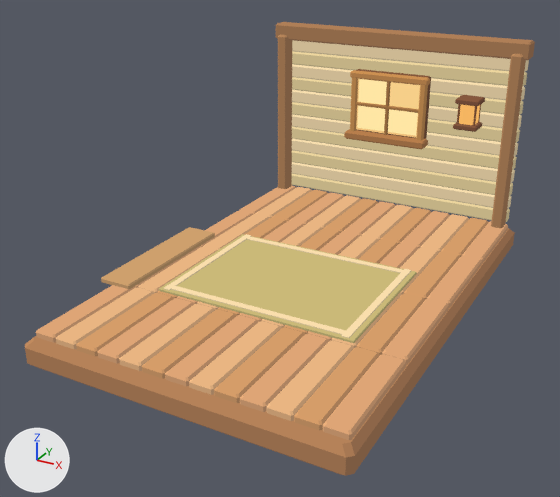
The glTF model assets/models/interior_annex_0.glb, before and after one commit.
One viewpoint serves both versions: a 50 mm lens placed at (9.62, -8.29, 4.38), pointed at (5.29, -0.42, 0.44). The lights are fixed; the arrows at lower left show +X, +Y and +Z. The picture after the commit comes second. Vertices at exactly the same position are counted once.

Objects in the first picture: 'Hofanbau · Gartenstube'.
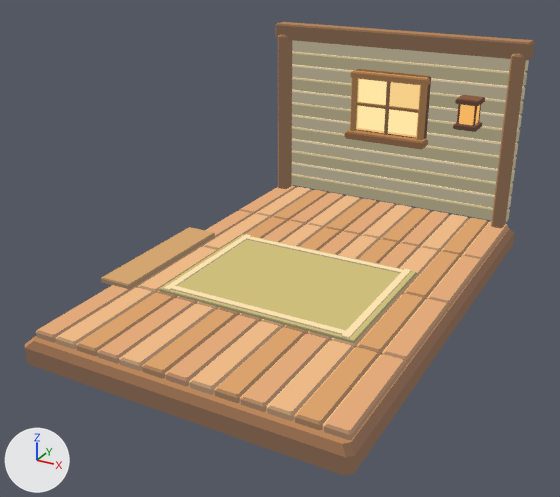
Location of each change, (x1, y1, x2, y2) in pixels of the pictures (560 x 497 px):
part 1 of me_hofanbau___gartenstube, recoloured
    both: (25, 22, 535, 476)
part 2 of me_hofanbau___gartenstube, edited (looks the same)
    both: (36, 51, 525, 426)
part 3 of me_hofanbau___gartenstube, recoloured
    both: (25, 35, 527, 435)

The change, as a list of edits to the scene's bpy script:
```text
Change me_hofanbau___gartenstube:
    where me_hofanbau___gartenstube.from_pydata(...)  # 2976 vertices, 5580 faces; spans x 3.33..7.48, y -3.06..3.06, z -0.42..2.71
    used by ob_hofanbau___gartenstube; location = (0.0, 0.0, 0.0)
    me_hofanbau___gartenstube part 1: 3396 faces centred in x 3.33..7.48, y -3.06..3.06, z -0.42..2.71 are repainted in the vertex colours; the middle colour goes from brown #997457 to brown #8b6d57
    me_hofanbau___gartenstube part 2: 828 faces centred in x 3.34..7.35, y -2.9..3.02, z -0.09..2.47 are repainted in the vertex colours; the middle colour goes from beige #e6b585 to beige #fdc58c
    me_hofanbau___gartenstube part 3: 964 faces centred in x 3.33..7.37, y -3.02..3.03, z -0.12..2.7 are repainted in the vertex colours; the middle colour goes from orange #cd9d6c to beige #daa270
```
